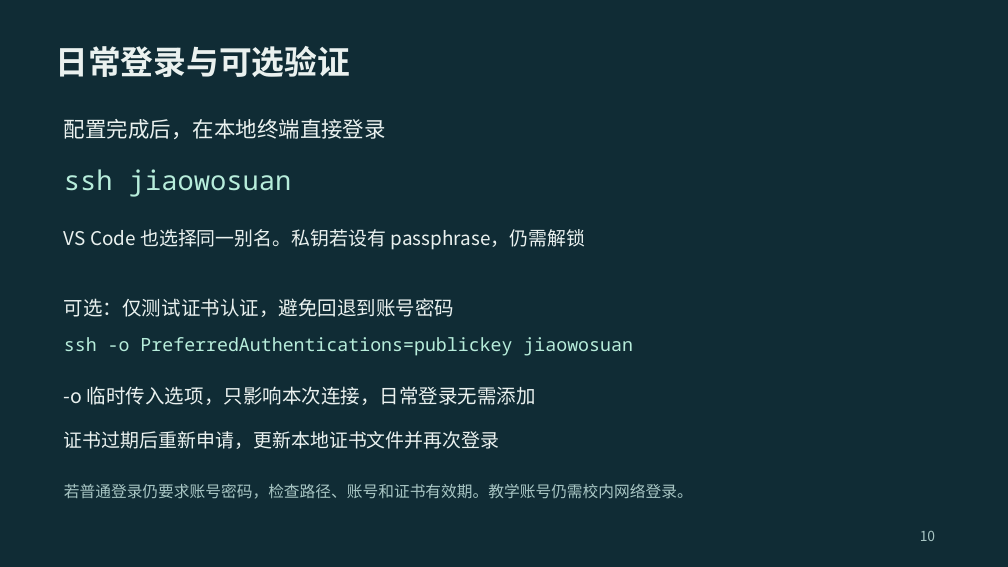
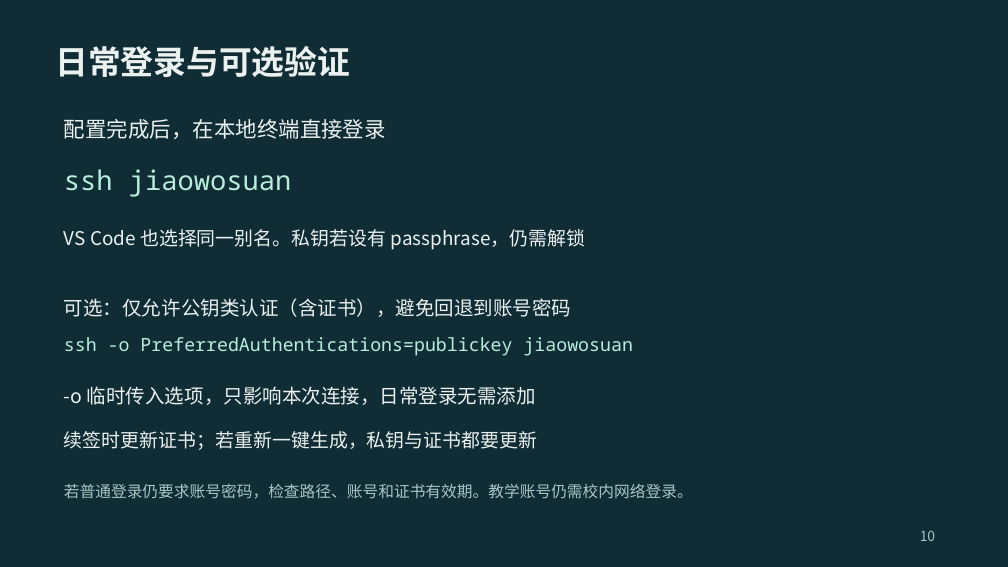
Before and after one commit to 2026-fall-calabs/calabs-2026-fall-starter, a slide deck: slide 10 of docs/交我算平台Lab运行指南-学生版.pptx. Drawn at 1008x567 pixels with LibreOffice and Linux fonts; fonts in the diff are those of the drawing. Boxes give left, top, right and bottom in pixels: in the first picture for what was removed or moved away, otherwise in the second. Text is boxed around its words. In the diff, an @@ line names an element or a change of style, - is before the commit and + after.

```diff
--- a/docs/交我算平台Lab运行指南-学生版.pptx
+++ b/docs/交我算平台Lab运行指南-学生版.pptx
@@ text at <box>64,298,571,317</box>: text changed @@
-可选：仅测试证书认证，避免回退到账号密码
+可选：仅允许公钥类认证（含证书），避免回退到账号密码
@@ text at <box>64,431,537,450</box>: text changed @@
-证书过期后重新申请，更新本地证书文件并再次登录
+续签时更新证书；若重新一键生成，私钥与证书都要更新
```
Also in this commit, not shown: 10 other slides changed, 2 other files.
